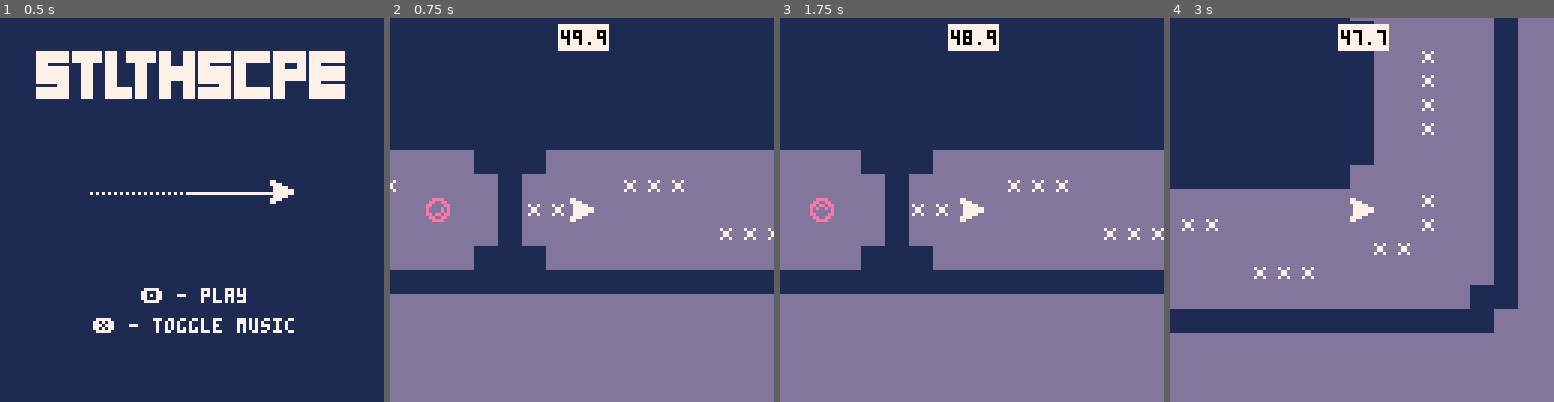
Above: before the commit, frames 1-4 (left to right).
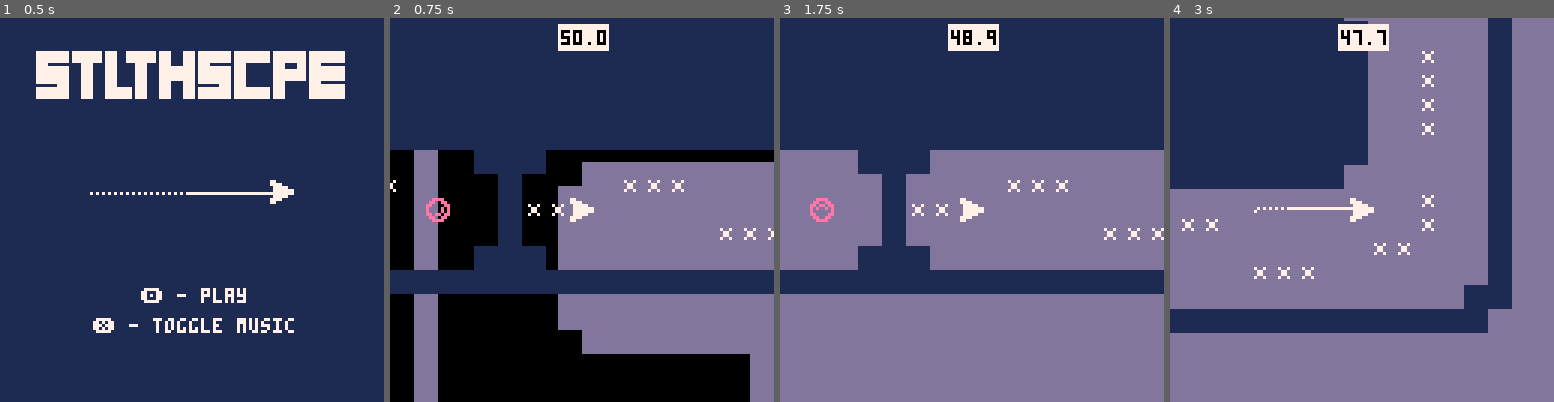
Above: after the commit, the same moments.

Repository: AndreasWebdev/StealthscapeSite
Game: PICO-8 cartridge pico8/stealthscape.p8
Two runs of this game, one before a commit and one after it. Both use one fixed random seed, a clock stepped at 60 frames per second and the inputs below.
Inputs:
- Up to frame 1 (0.5 s): tap X (X key) at 0.33 s
- Up to frame 2 (0.75 s): tap O (Z key) at 0.7 s
- Up to frame 3 (1.75 s): tap X (X key) at 1.07 s; hold Right from 1.6 s (still down); tap O (Z key) at 1.7 s
- Up to frame 4 (3 s): tap X (X key) at 1.85, 2.97 s; release Right at 2.1 s; tap O (Z key) at 2.1, 2.5, 2.9 s; hold Up 2.15-2.42 s; hold Right from 2.47 s (still down)

Frame 1 is identical in both runs. In frame 2, 27% of the frame differs, in the area x 0-100%, y 3-100%; in frame 3, 0.5%; in frame 4, 3.2%.

Commit message:
pico8 rev4

Diff:
--- a/pico8/stealthscape.p8
+++ b/pico8/stealthscape.p8
@@ -1,8 +1,9 @@
 pico-8 cartridge // http://www.pico-8.com
 version 27
 __lua__
+--stealthscape demake
+--by carson kompon
 t=0
-
 function _init()
 	music(0,10000)
 	igm=false
@@ -12,8 +13,8 @@
 function init_game()
 	if(mus) music(2,1000,7)
 
-	--objs
 	portal={x=0,y=0,box={x1=0,y1=0,x2=7,y2=7}}
+	explos_init()
 
 	crot=1
 	prot=1
@@ -34,40 +35,73 @@
 
 	--ingame update
 	if igm then
-		if not win then
+		if not win and not dead then
+
 		 ship_movement()
 		 if(pts > 0) pts -= 1/60
+
+		 --coin collision
+			for c in all(coins) do
+				if(coll(ship,c)) then
+					del(coins,c)
+					if(cnch < 7) cnch+=1
+					chtm = 30
+					sfx(18+cnch)
+					pts += 0.5
+				end
+			end
+
+			--btn collision
+			for bt in all(btns) do
+				if(coll(ship,bt)) then
+					del(btns,bt)
+					btnc+=1
+					if(btnc==stages[stagenum].btns) open_doors()
+				end
+			end
+
+			--mine collision
+			for m in all(mines) do
+				if(coll(ship,m)) then
+					dead=true
+					screenshake(10,0.1)
+					sfx(27)
+					explode(ship.x+3,ship.y+3,5,50)
+				end
+			end
+
+			--portal collision
+			if(not win and coll(ship,portal)) then
+				sfx(26,2)
+				screenshake(5,0.1)
+				explode(portal.x+3,portal.y+3,1.5,50,0.2,7)
+				win = true
+				ship.x = portal.x
+				ship.y = portal.y
+			end
+
 		else
 		 --retry
 		 if btn(❎) or btn(🅾️) then
-		 	if(btn(🅾️)) stagenum+=1
+		 	if btn(🅾️) then
+		 		if(not dead) stagenum+=1
+		 	end
+		 	if btn(x) and dead then
+	 			music(-1)
+	 	 	if(mus) music(0,10000)
+	 	 	igm=false
+		 	end
 		 	if(stagenum > #stages) stagenum = #stages
 		 	clear_map()
 		 	load_stage(stagenum)
 		 end
 		end
 
+		--coin and portal rotation
 		crot+=1
 		prot+=1
 		if crot > (5*3) then crot = 1 end
 		if prot > (5*7) then prot = 1 end
-
-		for c in all(coins) do
-			if(coll(ship,c)) then
-				del(coins,c)
-				if(cnch < 7) cnch+=1
-				chtm = 30
-				sfx(18+cnch)
-				pts += 0.5
-			end
-		end
-
-		if(not win and coll(ship,portal)) then
-			sfx(26,2)
-			win = true
-			ship.x = portal.x
-			ship.y = portal.y
-		end
 
 		if(cnch > 0) then
 			chtm-=1
@@ -77,12 +111,32 @@
 			end
 		end
 
-		if(mus and stat(24) == -1) music(4)
+		--explosion fx
+		for i=1,#sparks do
+			if sparks[i].alive then
+				sparks[i].x += sparks[i].velx / sparks[i].mass
+				sparks[i].y += sparks[i].vely / sparks[i].mass
+				sparks[i].r -= sparks[i].spd
+				if sparks[i].r < sparks[i].spd then
+					sparks[i].alive = false
+				end
+			end
+		end
+
+		--screenshake
+		if shake > 0 then
+			shake -= shakedec
+		elseif shake < 0 then
+			shake = 0
+		end
+
+		--music looping
+		if(mus and stat(24) == -1) music(4,0,7)
 
 	else --menu update
 
 		if btnp(❎) then
-			if stat(24) == -1 then music(0)
+			if stat(24) == -1 then music(0,10000)
 			else music(-1) end
 			mus = not mus
 		elseif btnp(🅾️) then
@@ -94,71 +148,42 @@
 	end
 end
 
-function _draw()
-	if not igm then draw_menu()
-	else draw_game() end
-end
-
-function draw_menu()
-	cls()
-	camera(0,0)
-	rectfill(0,0,128,128,1)
-	spr(64,12,14+sin(t/128)*3,13,2)
-	spr(1,90,54)
-	line(94,58,63,58,7)
-	fillp(▥)
-	line(63,58,30,58,7)
-	fillp(█)
-	local st = "🅾️ - play"
-	print(st,63-#st*2,90)
-	st = "❎ - toggle music"
-	print(st,63-#st*2,100)
-end
-
-function draw_game()
- local camx=flr(ship.x)-64+4
- local camy=flr(ship.y)-64+4
-	cls()
-	rectfill(camx-4,camy-4,camx+132,camy+132,13)
-	map()
-	camera(camx,camy)
-
-	if not win then
-		ship.sp = ship_spr()
-		spr(ship.sp,ship.x,ship.y)
-	end
-
-	for coi in all(coins) do
-		spr(9+ceil(crot/5),coi.x,coi.y)
-	end
-
-	spr(13+ceil(prot/5),portal.x,portal.y)
-
-	draw_gui(camx,camy)
-end
-
-function draw_gui(xx,yy)
-	rectfill(xx+56,yy+2,xx+72,yy+10,7)
-	color(0)
-	local scor = tostr(flr(pts))
-	scor = sub(scor,1,#scor-3)
-	local dec = flr((pts-flr(pts))*10)
-	scor = scor .. "." .. dec
-	print(scor,xx+65-#scor*2,yy+4)
-
-	if win then
-		color(7)
-		local st = "sTAGE cOMPLETE!"
-		local off = 60-#st*2
-		for i=1,#st do
-			print(sub(st,i,i),xx+i*4+off,yy+sin((t+i*5)/64)*3+24)
-		end
-		st = "pRESS 🅾️ TO cONTINUE"
-		print(st,xx+63-#st*2,yy+100)
-		st = "pRESS ❎ TO rETRY"
-		print(st,xx+63-#st*2,yy+108)
-	end
-
+function screenshake(am,dc)
+	shake=am
+	shakedec=dc
+end
+
+function explos_init()
+	sparks={}
+	for i=1,200 do
+		add(sparks,{
+		x=0,y=0,velx=0,vely=0,
+		r=0,alive=false,col=6,spd=0.1
+		})
+	end
+end
+
+function explode(x,y,r,particles,spd,col)
+	spd = spd or 1
+	col = col or 6
+	local selected = 0
+	for i=1,#sparks do
+		if not sparks[i].alive then
+			sparks[i].x = x
+			sparks[i].y = y
+			sparks[i].vely = -1 + rnd(2)
+			sparks[i].velx = -1 + rnd(2)
+			sparks[i].mass = 0.5 + rnd(2)
+			sparks[i].r = 0.5 + rnd(r)
+			sparks[i].alive = true
+			sparks[i].col = col
+			sparks[i].spd = spd/10
+
+			selected += 1
+			if selected == particles then
+			break end
+		end
+	end
 end
 
 function sign(n)
@@ -169,6 +194,7 @@
 --ship code
 
 function init_ship()
+	--ship vars
 	ship = {
 	sp=1,
 	x=168,
@@ -179,8 +205,13 @@
 	fric=0.05,
 	box = {x1=0,y1=0,x2=7,y2=7}
 	}
+	--other vars
+	trail={}
 	win=false
+	dead=false
 	pts = 50.0
+	shake=0
+	shakedec=0
 end
 
 function ship_movement()
@@ -212,14 +243,21 @@
 	end
 
 	if(ship.hs != 0 and cmap(ship.x+ship.hs,ship.y)) then
+		explode(ship.x+3+ship.hs,ship.y+3,2,10)
+		screenshake(3,1)
 		ship.hs = -ship.hs/2
 	end
 	if(ship.vs != 0 and cmap(ship.x,ship.y+ship.vs)) then
+		explode(ship.x+3,ship.y+3+ship.vs,2,10)
+		screenshake(3,1)
 		ship.vs = -ship.vs/2
 	end
 
 	ship.x += ship.hs
 	ship.y += ship.vs
+
+	add(trail,{x=ship.x+3,y=ship.y+3})
+	if(#trail > 30) del(trail,trail[1])
 end
 
 --get spr based on inputs
@@ -234,6 +272,16 @@
 	elseif btn(⬇️) then return 7
 	else return ship.sp end
 end
+
+function draw_trail()
+	if #trail > 1 then
+		for i=1,#trail-1 do
+			if(i<15) fillp(▒)
+			line(trail[i].x,trail[i].y,trail[i+1].x,trail[i+1].y,7)
+			fillp(█)
+		end
+	end
+end
 -->8
 --collisions
 
@@ -287,9 +335,24 @@
 	end
 end
 
+function open_doors()
+doors={}
+	for i=0,127 do
+		for j=0,63 do
+			if(mget(i,j)==29) mset(i,j,0)
+		end
+	end
+end
+
 function load_stage(num)
  init_ship()
  coins={}
+ mines={}
+ btns={}
+ btnc=0
+ walls={}
+ doors={}
+ explos_init()
 	win = false
 	for i=0,stages[num].h-1 do
 		for j=0,stages[num].w do
@@ -298,6 +361,10 @@
 
 			if(ob=="1") then
 				mset(j,i,9)
+				add(walls,{x=j*8,y=i*8})
+			elseif(ob=="4") then
+				mset(j,i,29)
+				add(doors,{x=j*8,y=i*8})
 			elseif(ob=="7") then
 				ship.x = j*8
 				ship.y = i*8
@@ -307,7 +374,20 @@
 			elseif(ob=="2") then
 				add(coins,
 				{x=j*8,y=i*8,
-				box={x1=3,y1=3,x2=5,y2=5}})
+				box={x1=2,y1=2,x2=5,y2=5}})
+			elseif(ob=="3") then
+				add(mines,
+				{x=j*8,y=i*8,
+				box={x1=2,y1=2,x2=5,y2=5}})
+			elseif(ob=="u" or ob=="d" or ob=="l" or ob=="r") then
+				local dr=0
+				if ob=="d" then dr=1
+				elseif ob=="l" then dr=2
+				elseif ob=="r" then dr=3
+				end
+				add(btns,
+				{x=j*8,y=i*8,d=dr,
+				box={x1=2,y1=2,x2=5,y2=5}})
 			end
 		end
 	end
@@ -321,15 +401,16 @@
 		0=blank (also "-")
 		1=wall
 		2=coin
-		3=weakling
-		4=speeder
-		5=tank
+		3=mine
+		4=door
+		5=
 		6=end portal
 		7=player
+		u/d/l/r=button
 	]]--
 
 	add(stages,{
-	w=39,h=20,stage=[[
+	w=39,h=20,btns=1,stage=[[
 	-1111111111111111111111111111111111111-
 	11-----------------------------------11
 	1-----------222-----222-----222-------1
@@ -350,11 +431,10 @@
 	1-------222--------1--------222-------1
 	11----------------111----------------11
 	-1111111111111111111111111111111111111-
-	]]
-	})
+	]]})
 
 	add(stages,{
-	w=68,h=9,stage=[[
+	w=68,h=9,btns=1,stage=[[
 	-111111111111111111111111111111111111111111111111111111111111111111-
 	11----------------------------------------------------------------11
 	1--------------111---------111--------22-----------222------111----1
@@ -364,27 +444,185 @@
 	1--------------------111222------111--22--------111----------------1
 	11----------------------------------------------------------------11
 	-111111111111111111111111111111111111111111111111111111111111111111-
-	]]
-	})
+	]]})
+
+	add(stages,{
+	w=19,h=19,btns=1,stage=[[
+	-11111111111111111-
+	11---------------11
+	1-------2222------1
+	1------2----2-----1
+	1--3-2--2222---2--1
+	1---2-----------2-1
+	1--2---111111----21
+	1-----11--------2-1
+	1-----1--------2--1
+	1-222-1--7--------1
+	1-222-1-----------1
+	1-----11---------11
+	1------11111111111-
+	1--2-------------11
+	1---2----222------1
+	1--3-2----3----6--1
+	1--------222------1
+	11---------------11
+	-11111111111111111-
+	]]})
+
+	add(stages,{
+	w=22,h=19,btns=3,stage=[[
+	-11111111111111111111-
+	11------------------11
+	1---------------2----1
+	1--------------2--3--1
+	1-----222222222------1
+	1--2-------------2---1
+	1--2r1111111111--2---1
+	1--2----------11-2---1
+	1--------3-----1-2---1
+	1-------------r1l2---1
+	1---222222222--1-2---1
+	11------------11-2---1
+	-11111111111111--2---1
+	11----4----------2---1
+	1-----4------------3-1
+	1--6--4---7----------1
+	1-----4-----2222222--1
+	11----4-------------11
+	-11111111111111111111-
+	]]})
+end
+-->8
+--draw code
+function _draw()
+	if not igm then draw_menu()
+	else draw_game() end
+end
+
+--main menu
+function draw_menu()
+	cls()
+	camera(0,0)
+	rectfill(0,0,128,128,1)
+	spr(64,12,14+sin(t/128)*3,13,2)
+	spr(1,90,54)
+	line(94,58,63,58,7)
+	fillp(▥)
+	line(63,58,30,58,7)
+	fillp(█)
+	local st = "🅾️ - play"
+	print(st,63-#st*2,90)
+	st = "❎ - toggle music"
+	print(st,63-#st*2,100)
+end
+
+--in-game
+function draw_game()
+ local camx=flr(ship.x-60+rnd(shake)-shake/2)
+ local camy=flr(ship.y-60+rnd(shake)-shake/2)
+	cls()
+	rectfill(camx-4,camy-4,camx+132,camy+132,13)
+	map()
+	camera(camx,camy)
+
+	--draw ship and trail
+	if not win and not dead then
+		draw_trail()
+		ship.sp = ship_spr()
+		spr(ship.sp,ship.x,ship.y)
+	end
+
+	--draw coins
+	for coi in all(coins) do
+		spr(9+ceil(crot/5),coi.x,coi.y)
+	end
+
+	--draw mines
+	for mi in all(mines) do
+		spr(22,mi.x,mi.y)
+	end
+
+	--draw btns
+	for bu in all(btns) do
+		spr(23+bu.d,bu.x,bu.y)
+	end
+
+	--draw walls
+	for wl in all(walls) do
+		spr(27,wl.x,wl.y)
+	end
+
+	--draw doors
+	for dr in all(doors) do
+		spr(28,dr.x,dr.y)
+	end
+
+	--draw portal
+	spr(13+ceil(prot/5),portal.x,portal.y)
+
+	--draw explosion fx
+		for i=1,#sparks do
+			if sparks[i].alive then
+				circfill(sparks[i].x,sparks[i].y,
+				sparks[i].r,sparks[i].col)
+			end
+		end
+
+	draw_gui(camx,camy)
+end
+
+--in-game gui
+function draw_gui(xx,yy)
+	rectfill(xx+56,yy+2,xx+72,yy+10,7)
+	color(0)
+	local scor = tostr(flr(pts))
+	scor = sub(scor,1,#scor-3)
+	local dec = flr((pts-flr(pts))*10)
+	scor = scor .. "." .. dec
+	print(scor,xx+65-#scor*2,yy+4)
+
+	if win then
+		color(7)
+		local st = "sTAGE cOMPLETE!"
+		local off = 60-#st*2
+		for i=1,#st do
+			print(sub(st,i,i),xx+i*4+off,yy+sin((t+i*5)/64)*3+24)
+		end
+		st = "pRESS 🅾️ TO cONTINUE"
+		print(st,xx+63-#st*2,yy+100)
+		st = "pRESS ❎ TO rETRY"
+		print(st,xx+63-#st*2,yy+108)
+	elseif dead then
+		color(7)
+		local st = "sTAGE fAILED!"
+		local off = 60-#st*2
+		for i=1,#st do
+			print(sub(st,i,i),xx+i*4+off,yy+sin((t+i*5)/64)*3+24)
+		end
+		st = "pRESS 🅾️ TO rETRY"
+		print(st,xx+63-#st*2,yy+100)
+		st = "pRESS ❎ FOR mAIN mENU"
+		print(st,xx+63-#st*2,yy+108)
+	end
 
 end
 __gfx__
-0000000077000000000007770007700077700000000000770077000077000077000077001111111100000000000000000000000000eeee0000eeee0000eeee00
-000000007777000000777777000770007777770000007777007700007777777700007700111111110000000000000000000000000ee00ee00ee00ee00ee00ee0
-00700700077777007777777700777700777777770077777007777000077777700007777011111111007007000007000000007000ee00e0eeee0000eeee0000ee
-00077000077777777777777000777700077777777777777007777700077777700077777011111111000770000007770000777000e0000e0ee0000e0ee000000e
-00077000077777770077777007777770077777007777777007777777007777007777777011111111000770000077700000077700e0000e0ee0000e0ee0e00e0e
-00700700077777000007777007777770077770000077777077777777007777007777777711111111007007000000700000070000ee00e0eeee0ee0eeee0ee0ee
-000000007777000000007700777777770077000000007777777777000007700000777777111111110000000000000000000000000ee00ee00ee00ee00ee00ee0
-0000000077000000000077007700007700770000000000777770000000077000000007771111111100000000000000000000000000eeee0000eeee0000eeee00
-00eeee0000eeee0000eeee0000eeee0000eeee000000000000000000000000000000000000000000000000000000000000000000000000000000000000000000
-0ee00ee00ee00ee00ee00ee00ee00ee00ee00ee00000000000000000000000000000000000000000000000000000000000000000000000000000000000000000
-ee0000eeee0e00eeee0ee0eeee0ee0eeee0ee0ee0000000000000000000000000000000000000000000000000000000000000000000000000000000000000000
-e0e0000ee0e0000ee0e0000ee0e00e0ee0000e0e0000000000000000000000000000000000000000000000000000000000000000000000000000000000000000
-e0e0000ee0e0000ee0e0000ee000000ee0000e0e0000000000000000000000000000000000000000000000000000000000000000000000000000000000000000
-ee0ee0eeee0e00eeee0000eeee0000eeee0000ee0000000000000000000000000000000000000000000000000000000000000000000000000000000000000000
-0ee00ee00ee00ee00ee00ee00ee00ee00ee00ee00000000000000000000000000000000000000000000000000000000000000000000000000000000000000000
-00eeee0000eeee0000eeee0000eeee0000eeee000000000000000000000000000000000000000000000000000000000000000000000000000000000000000000
+000000007700000000000777000770007770000000000077007700007700007700007700dddddddd00000000000000000000000000eeee0000eeee0000eeee00
+000000007777000000777777000770007777770000007777007700007777777700007700dddddddd0000000000000000000000000ee00ee00ee00ee00ee00ee0
+007007000777770077777777007777007777777700777770077770000777777000077770dddddddd007007000007000000007000ee00e0eeee0000eeee0000ee
+000770000777777777777770007777000777777777777770077777000777777000777770dddddddd000770000007770000777000e0000e0ee0000e0ee000000e
+000770000777777700777770077777700777770077777770077777770077770077777770dddddddd000770000077700000077700e0000e0ee0000e0ee0e00e0e
+007007000777770000077770077777700777700000777770777777770077770077777777dddddddd007007000000700000070000ee00e0eeee0ee0eeee0ee0ee
+000000007777000000007700777777770077000000007777777777000007700000777777dddddddd0000000000000000000000000ee00ee00ee00ee00ee00ee0
+000000007700000000007700770000770077000000000077777000000007700000000777dddddddd00000000000000000000000000eeee0000eeee0000eeee00
+00eeee0000eeee0000eeee0000eeee0000eeee000000000000000000eeeeeeee00000000e00000000000000e1111111111111111dddddddd0000000000000000
+0ee00ee00ee00ee00ee00ee00ee00ee00ee00ee077700000008000000eeeeee000000000eeee00000000eeee1111111111111111dddddddd0000000000000000
+ee0000eeee0e00eeee0ee0eeee0ee0eeee0ee0ee70700000000880800eeeeee000000000eeee00000000eeee1111111111111111dddddddd0000000000000000
+e0e0000ee0e0000ee0e0000ee0e00e0ee0000e0e70777770008888000eeeeee000000000eeee00000000eeee1111111111100111dddddddd0000000000000000
+e0e0000ee0e0000ee0e0000ee000000ee0000e0e7070707000888800000000000eeeeee0eeee00000000eeee1111111111100111dddddddd0000000000000000
+ee0ee0eeee0e00eeee0000eeee0000eeee0000ee7070707008088000000000000eeeeee0eeee00000000eeee1111111111111111dddddddd0000000000000000
+0ee00ee00ee00ee00ee00ee00ee00ee00ee00ee07770000000000800000000000eeeeee0eeee00000000eeee1111111111111111dddddddd0000000000000000
+00eeee0000eeee0000eeee0000eeee0000eeee00000000000000000000000000eeeeeeeee00000000000000e1111111111111111dddddddd0000000000000000
 00000000000000000000000000000000000000000000000000000000000000000000000000000000000000000000000000000000000000000000000000000000
 00000000000000000000000000000000000000000000000000000000000000000000000000000000000000000000000000000000000000000000000000000000
 00000000000000000000000000000000000000000000000000000000000000000000000000000000000000000000000000000000000000000000000000000000
@@ -548,7 +786,7 @@
 
 
 __gff__
-0000000000000000000100000000000000000000000000000000000000000000000000000000000000000000000000000000000000000000000000000000000000000000000000000000000000000000000000000000000000000000000000000000000000000000000000000000000000000000000000000000000000000000
+0000000000000000000100000000000000000000000000000000000000010000000000000000000000000000000000000000000000000000000000000000000000000000000000000000000000000000000000000000000000000000000000000000000000000000000000000000000000000000000000000000000000000000
 0000000000000000000000000000000000000000000000000000000000000000000000000000000000000000000000000000000000000000000000000000000000000000000000000000000000000000000000000000000000000000000000000000000000000000000000000000000000000000000000000000000000000000
 
 
Not shown, changed: the sound effects (__sfx__) section of pico8/stealthscape.p8
Not shown, changed: pico8/stealthscape.js
